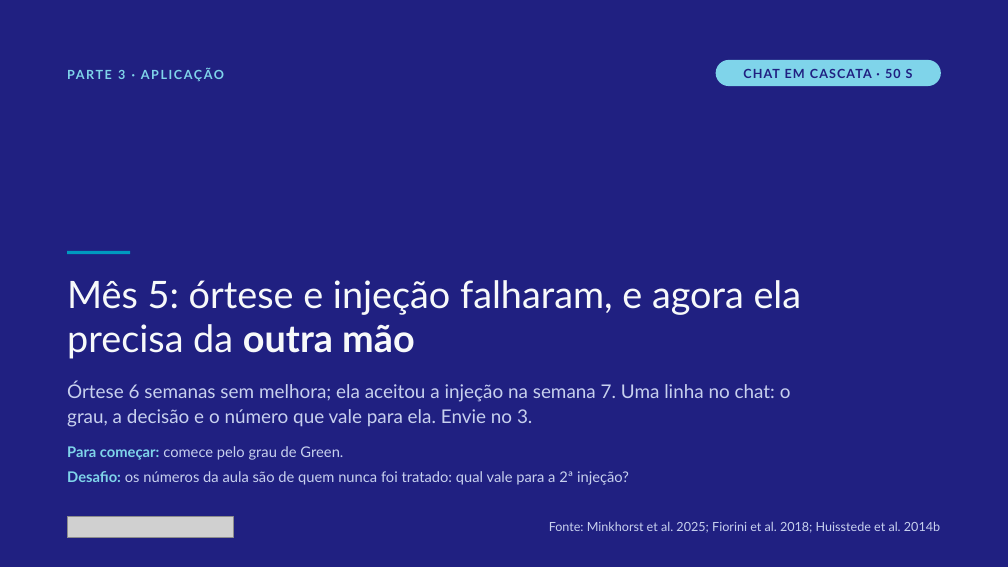
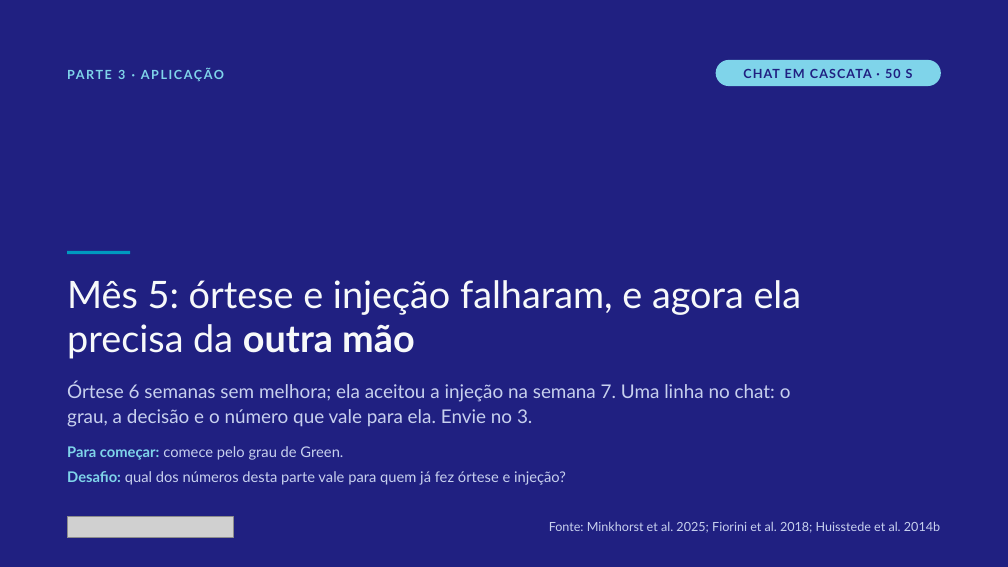
Before and after one commit to dossantosdanieel/illic, a slide deck: slide 28 of aulas/2026-11-cotovelo-medial-e-mao/04_aula/cotovelo-medial-e-mao.pptx. Drawn at 1008x567 pixels with LibreOffice and Linux fonts; fonts in the diff are those of the drawing; grey boxes stand for pictures. Boxes give left, top, right and bottom in pixels: in the first picture for what was removed or moved away, otherwise in the second. Text is boxed around its words. In the diff, an @@ line names an element or a change of style, - is before the commit and + after.

```diff
--- a/aulas/2026-11-cotovelo-medial-e-mao/04_aula/cotovelo-medial-e-mao.pptx
+++ b/aulas/2026-11-cotovelo-medial-e-mao/04_aula/cotovelo-medial-e-mao.pptx
@@ text at [67, 471, 566, 485]: text changed @@
-Desafio: os números da aula são de quem nunca foi tratado: qual vale para a 2ª injeção?
+Desafio: qual dos números desta parte vale para quem já fez órtese e injeção?
```
Also in this commit, not shown: 4 other slides changed, 21 other files.
